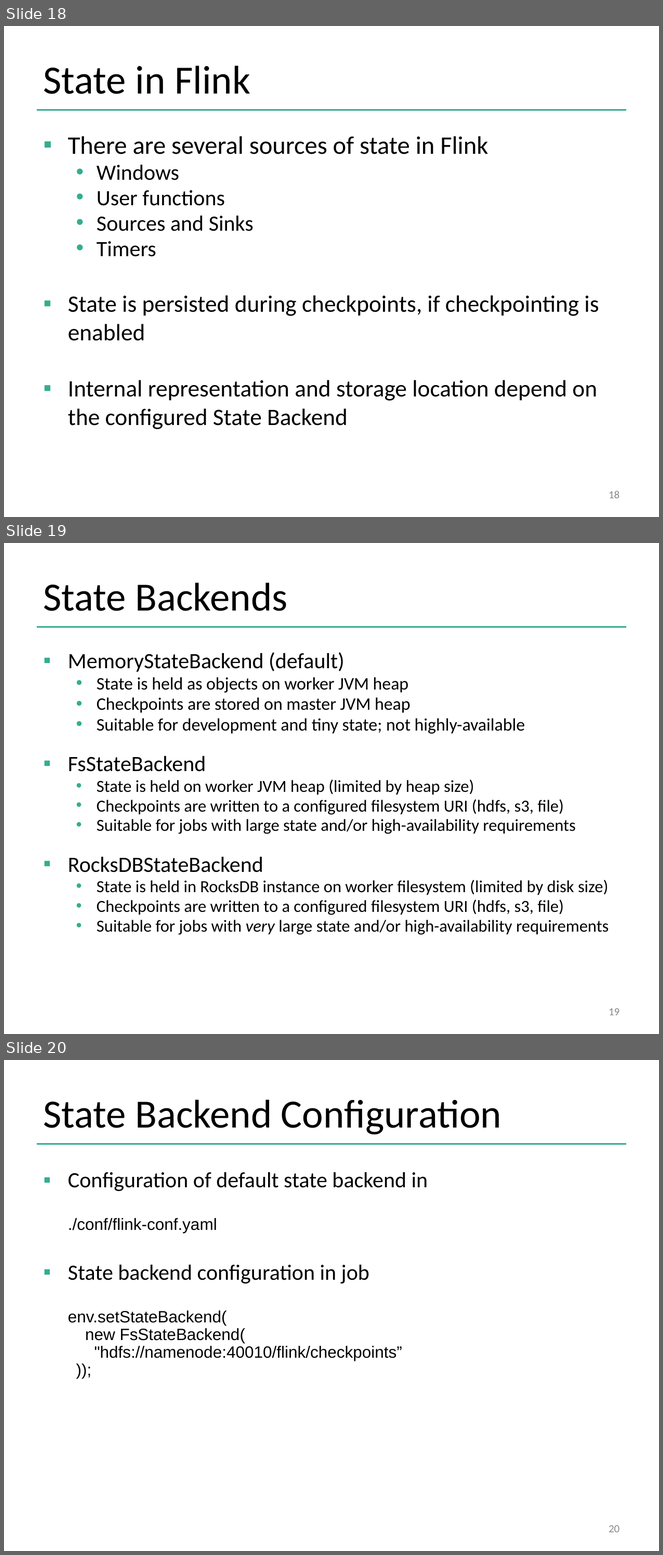
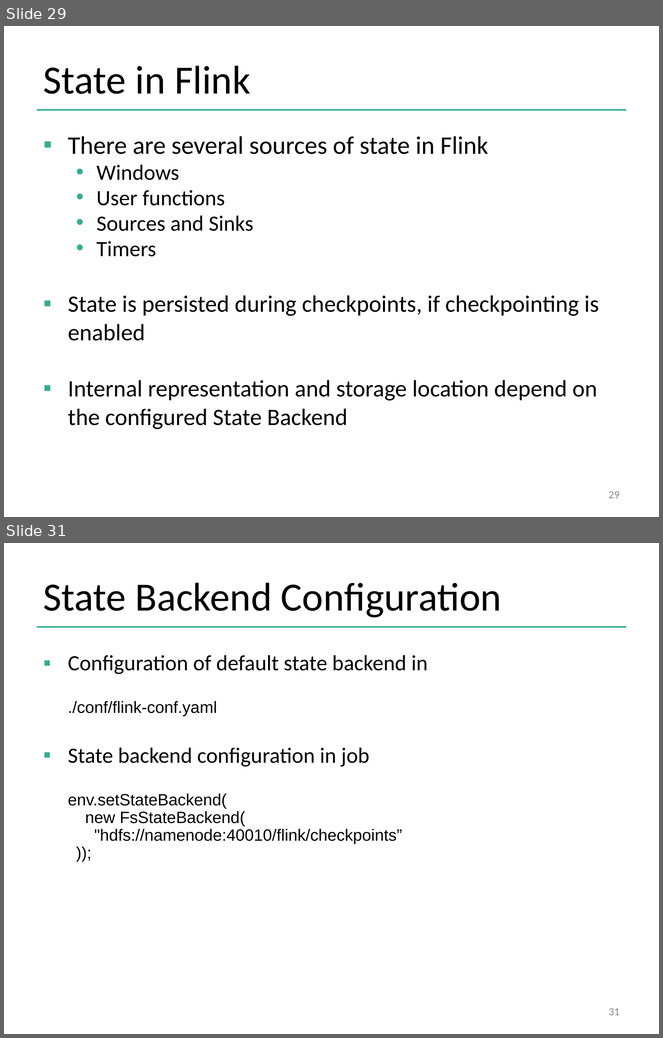
Before and after one commit to dataArtisans/flink-training-web, a slide deck: slides/flink_stream_statefulOps.pptx. Shown one above the other, each under a label of ours: slides 18, 19 and 20 before the commit, slides 29 and 31 after it; the slides between them are not shown. The pictures are 663x1555 and 663x1038 pixels, drawn with LibreOffice and Linux fonts; fonts in the diff are those of the drawing; background and template pictures are left out. Boxes give left, top, right and bottom in pixels: in the first picture for what was removed or moved away, otherwise in the second. Text is boxed around its words. In the diff, an @@ line names an element or a change of style, - is before the commit and + after.

```diff
--- a/slides/flink_stream_statefulOps.pptx
+++ b/slides/flink_stream_statefulOps.pptx
@@ slide 19 removed at (4, 543, 659, 1034), background #FFFFFF; not listed: 1 template element that a slide beside it also shows @@
@@ title removed at (44, 583, 288, 611) @@
-State Backends
@@ text removed at (68, 652, 609, 935) @@
-▪ MemoryStateBackend (default)
-  • State is held as objects on worker JVM heap
-  • Checkpoints are stored on master JVM heap
-  • Suitable for development and tiny state; not highly-available
-▪ FsStateBackend
-  • State is held on worker JVM heap (limited by heap size)
-  • Checkpoints are written to a configured filesystem URI (hdfs, s3, file)
-  • Suitable for jobs with large state and/or high-availability requirements
-▪ RocksDBStateBackend
-  • State is held in RocksDB instance on worker filesystem (limited by disk size)
-  • Checkpoints are written to a configured filesystem URI (hdfs, s3, file)
-  • Suitable for jobs with very large state and/or high-availability requirements
@@ page number removed at (609, 1008, 620, 1016) @@
-19
@@ what was slide 18 is now slide 29 @@
@@ page number at (609, 491, 620, 499): text changed @@
-18
+29
@@ what was slide 20 is now slide 31 @@
@@ page number at (609, 1008, 620, 1016): text changed @@
-20
+31
```
Also in this commit, not shown: 4 slides changed, 17 slides added, 6 other files.
